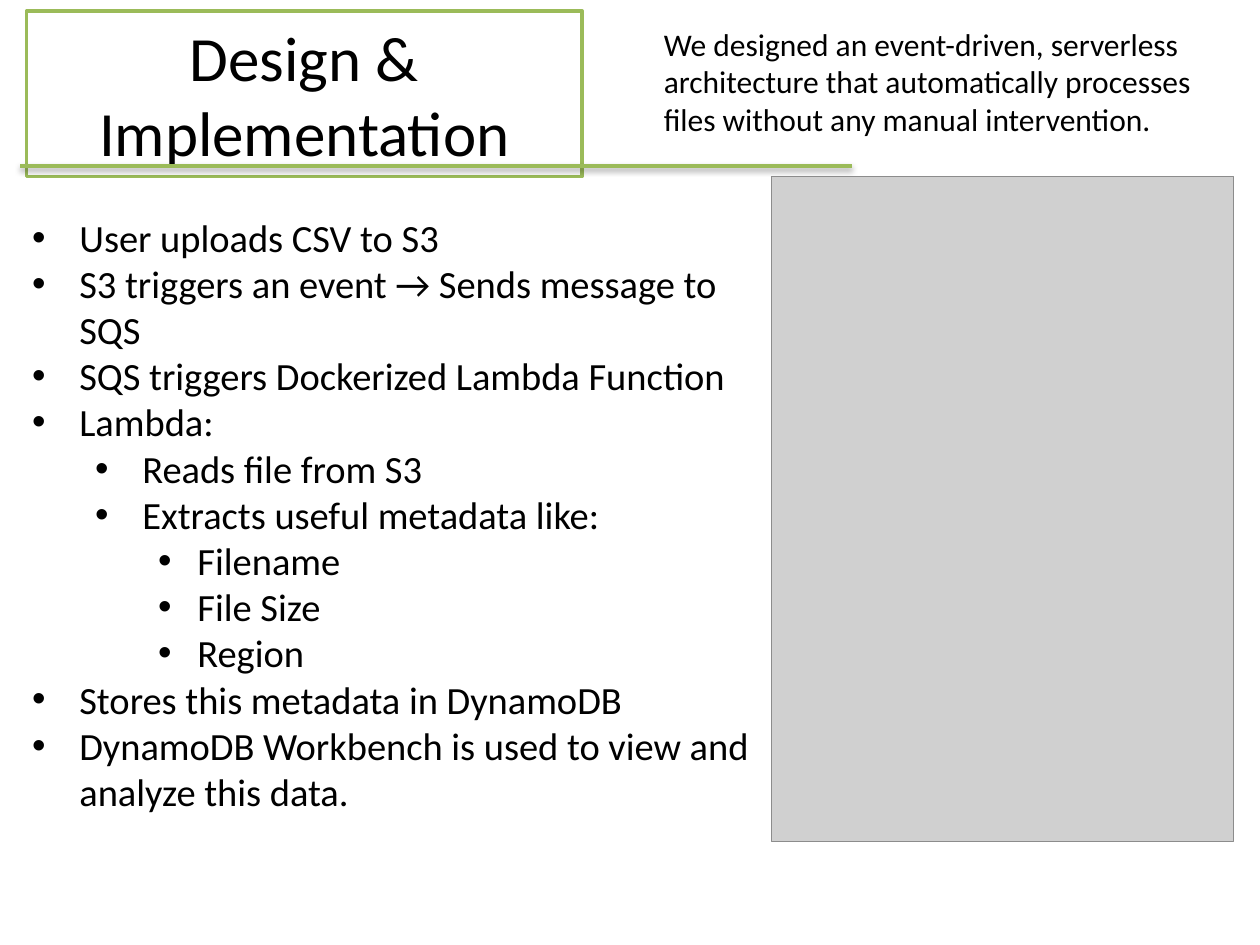
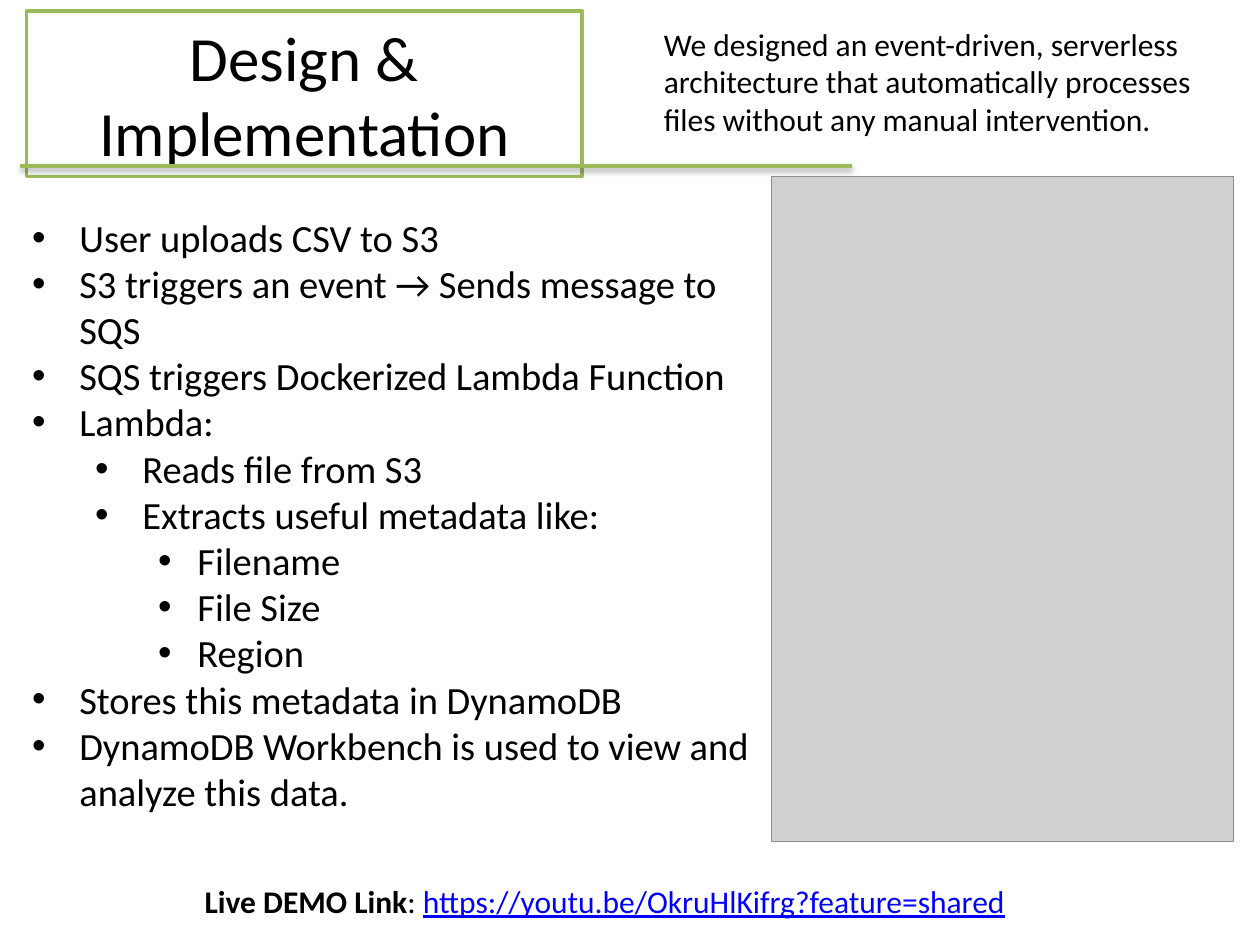
Before and after one commit to Nagamedha/CC_Project, a slide deck: slide 4 of CC_Project_Demo_Medha.pptx. Drawn at 1260x945 pixels with LibreOffice and Linux fonts; fonts in the diff are those of the drawing; grey boxes stand for pictures. Boxes give left, top, right and bottom in pixels: in the first picture for what was removed or moved away, otherwise in the second. Text is boxed around its words. In the diff, an @@ line names an element or a change of style, - is before the commit and + after.

Commit message:
Live Demo link added

```diff
--- a/CC_Project_Demo_Medha.pptx
+++ b/CC_Project_Demo_Medha.pptx
@@ text added at [205,891,1004,919], 18 pt, text #0000FF, underline @@
+Live DEMO Link: https://youtu.be/OkruHlKifrg?feature=shared
```
